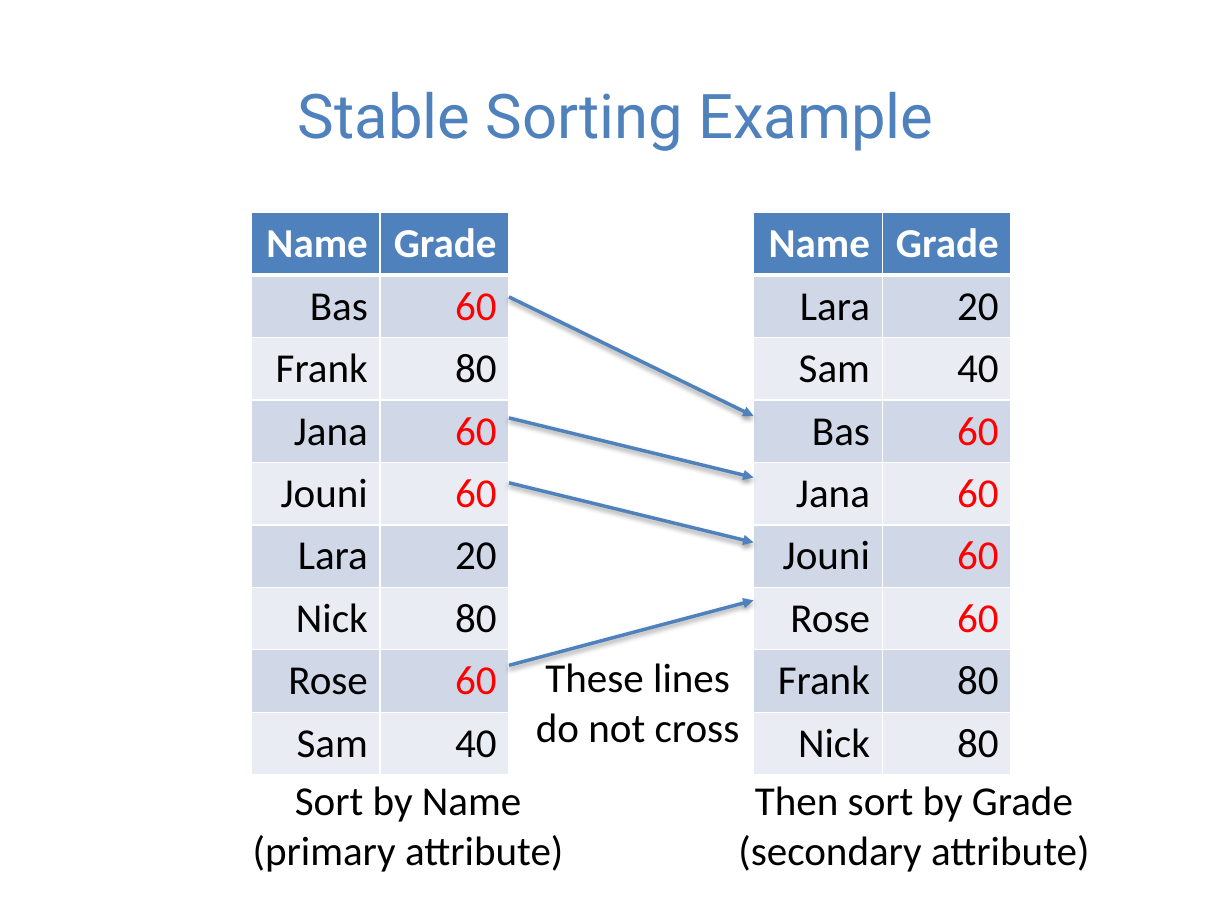
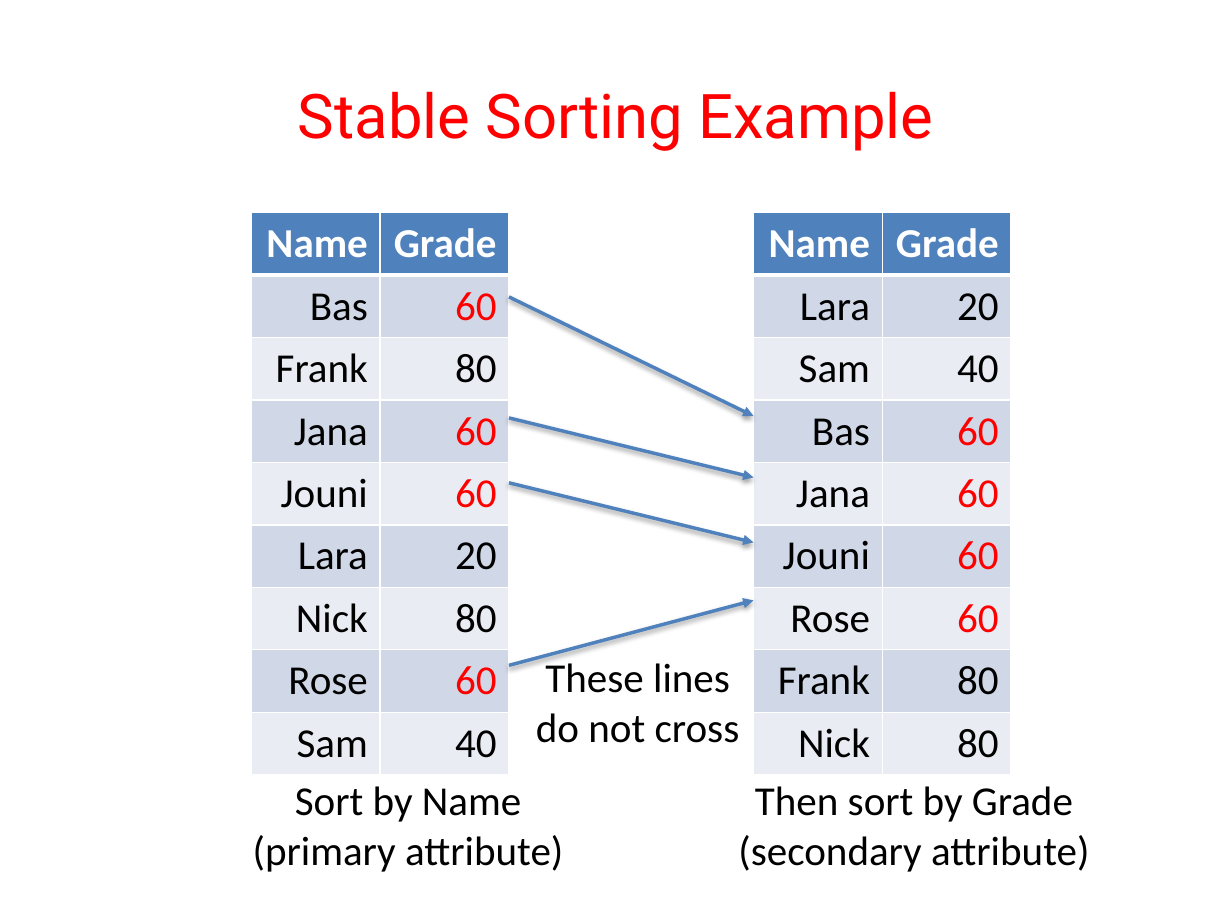
Before and after one commit to guhofstra/CSC017, a slide deck: slide 51 of PPTs/Lecture 13-sorting algorithms.pptx. Drawn at 1232x924 pixels with LibreOffice and Linux fonts; fonts in the diff are those of the drawing. Boxes give left, top, right and bottom in pixels: in the first picture for what was removed or moved away, otherwise in the second. Text is boxed around its words. In the diff, an @@ line names an element or a change of style, - is before the commit and + after.

```diff
--- a/PPTs/Lecture 13-sorting algorithms.pptx
+++ b/PPTs/Lecture 13-sorting algorithms.pptx
@@ title "Stable Sorting Example" at [298,91,933,151]: text colour #4F81BD to #FF0000 @@
```
Also in this commit, not shown: 33 other slides changed, 4 other files.
